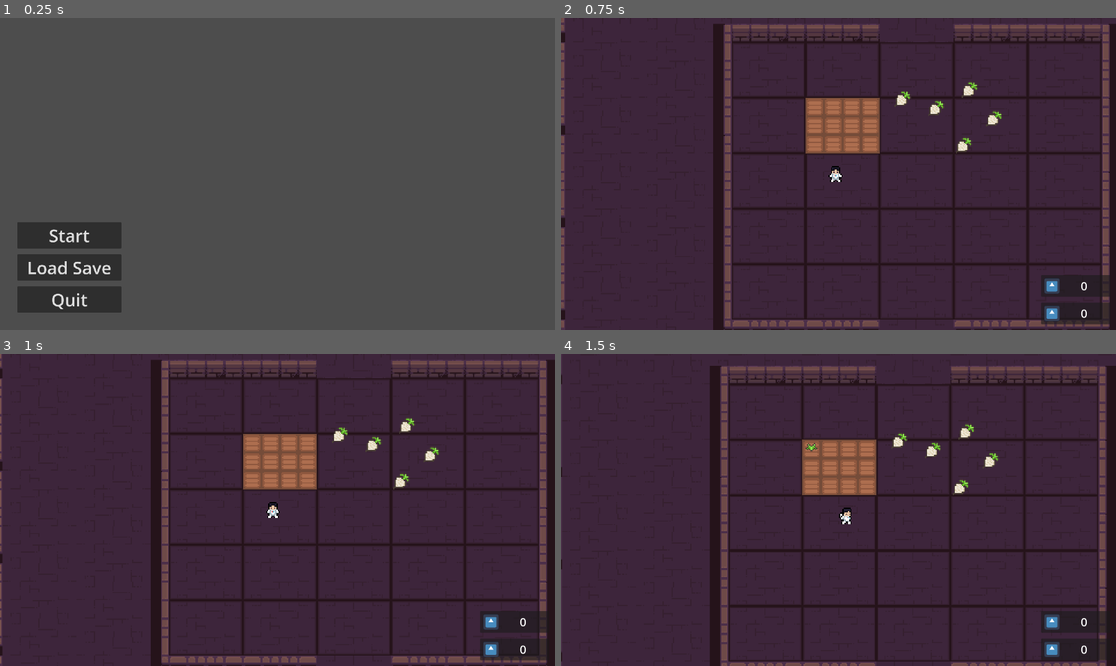
Above: before the commit, frames 1-4 (two rows, left to right).
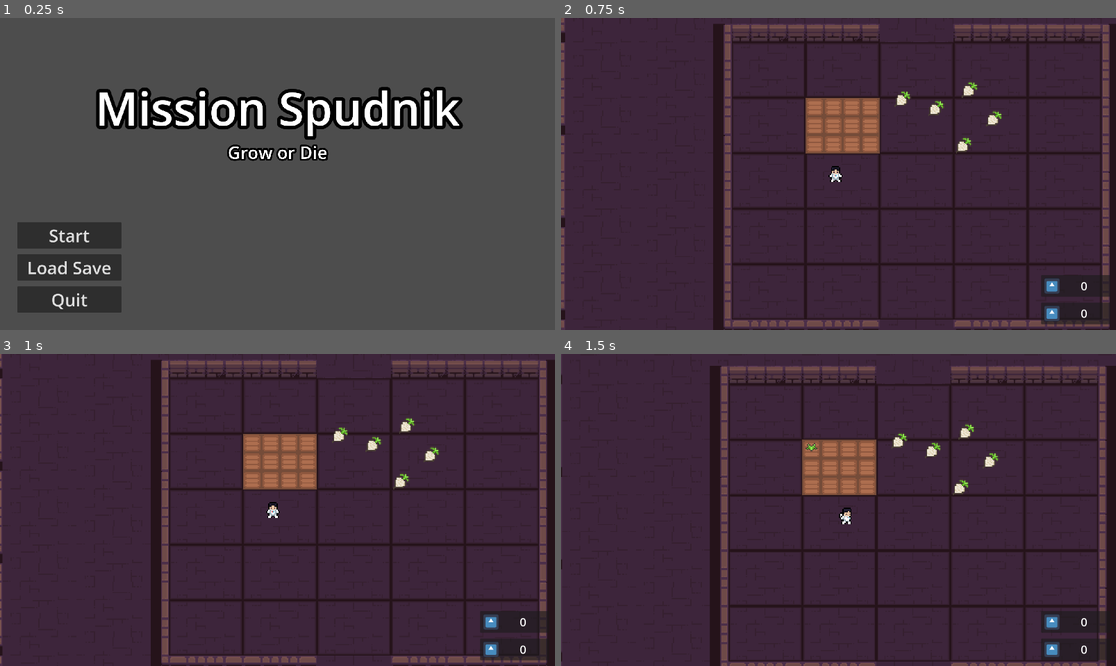
Above: after the commit, the same moments.

Repository: Saj-Hoque/MissionSpud
Game: Godot game, scene res://Menu/menu.tscn
Same seed, same stepped clock (60 frames per second), same inputs: the game is played once before the commit and once after it. The engine's default icon, where the game draws it, is replaced by a stand-in: a white triangle on a blue panel in a dark square.
Inputs (mouse positions are in pixels of both pictures, inside the frame that each line leads up to):
- Up to frame 1 (0.25 s): no input
- Up to frame 2 (0.75 s): click "Start" at 0.5 s
- Up to frame 3 (1 s): no input
- Up to frame 4 (1.5 s): move the mouse to (810, 444) at 1.27 s; hold D (right) from 1.28 s (still down); click (810, 444) at 1.35 s

The runs differ from the first frame. In frame 1, 7.0% of the frame differs, in the area x 17-84%, y 22-46%; in frame 2, nothing differs; in frame 3, nothing differs; in frame 4, nothing differs.

Commit message:
Add game title to menu

Diff:
--- a/Menu/menu.tscn
+++ b/Menu/menu.tscn
@@ -18,6 +18,40 @@
 grow_vertical = 2
 theme = SubResource("Theme_yad5t")
 script = ExtResource("1_1ao13")
+
+[node name="titleMargin" type="MarginContainer" parent="."]
+layout_mode = 1
+anchors_preset = 5
+anchor_left = 0.5
+anchor_right = 0.5
+offset_left = -20.0
+offset_right = 20.0
+offset_bottom = 40.0
+grow_horizontal = 2
+theme_override_constants/margin_left = 200
+theme_override_constants/margin_top = 200
+theme_override_constants/margin_right = 200
+theme_override_constants/margin_bottom = 200
+
+[node name="titleLabels" type="VBoxContainer" parent="titleMargin"]
+layout_mode = 2
+
+[node name="title" type="Label" parent="titleMargin/titleLabels"]
+layout_mode = 2
+theme_override_colors/font_shadow_color = Color(0, 0, 0, 1)
+theme_override_colors/font_outline_color = Color(0, 0, 0, 1)
+theme_override_constants/outline_size = 48
+theme_override_font_sizes/font_size = 160
+text = "Mission Spudnik"
+
+[node name="subtitle" type="Label" parent="titleMargin/titleLabels"]
+layout_mode = 2
+theme_override_colors/font_shadow_color = Color(0, 0, 0, 1)
+theme_override_colors/font_outline_color = Color(0, 0, 0, 1)
+theme_override_constants/outline_size = 24
+theme_override_font_sizes/font_size = 60
+text = "Grow or Die"
+horizontal_alignment = 1
 
 [node name="buttonsMargin" type="MarginContainer" parent="."]
 layout_mode = 1
